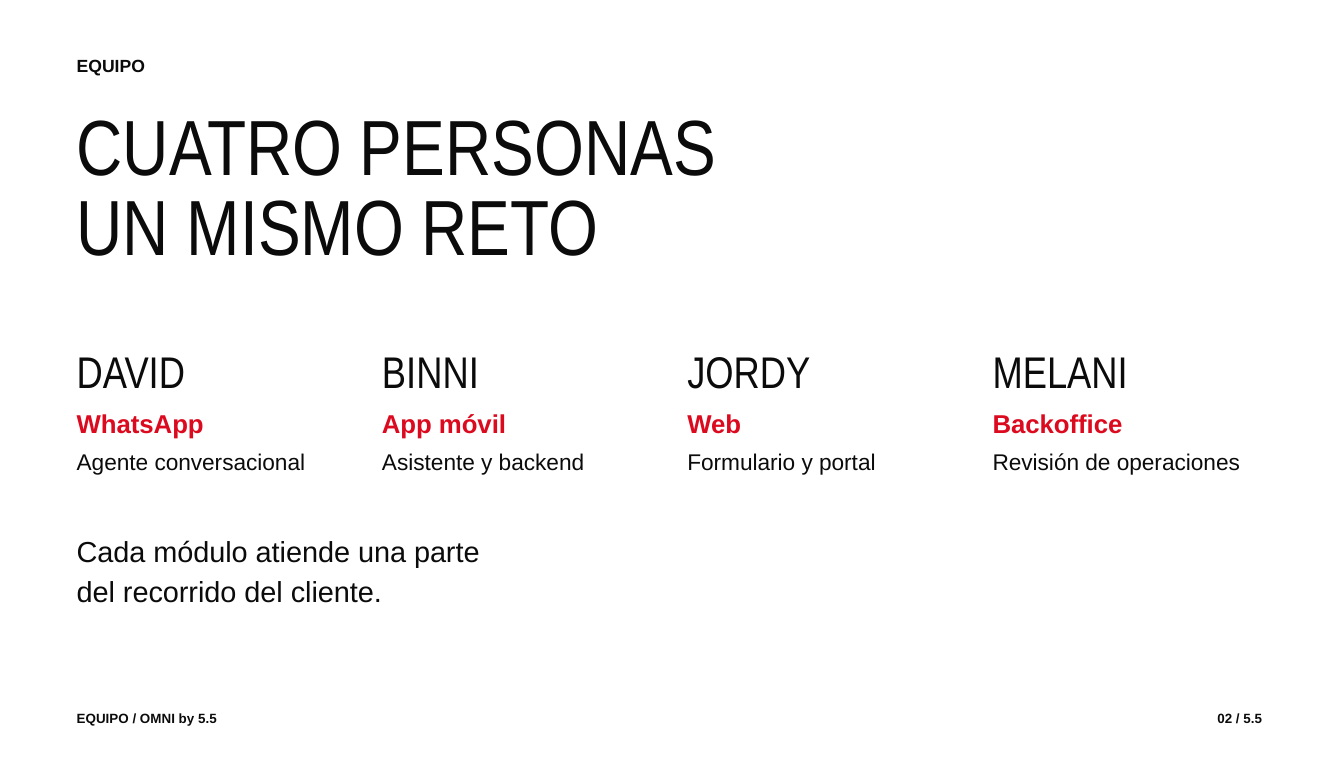
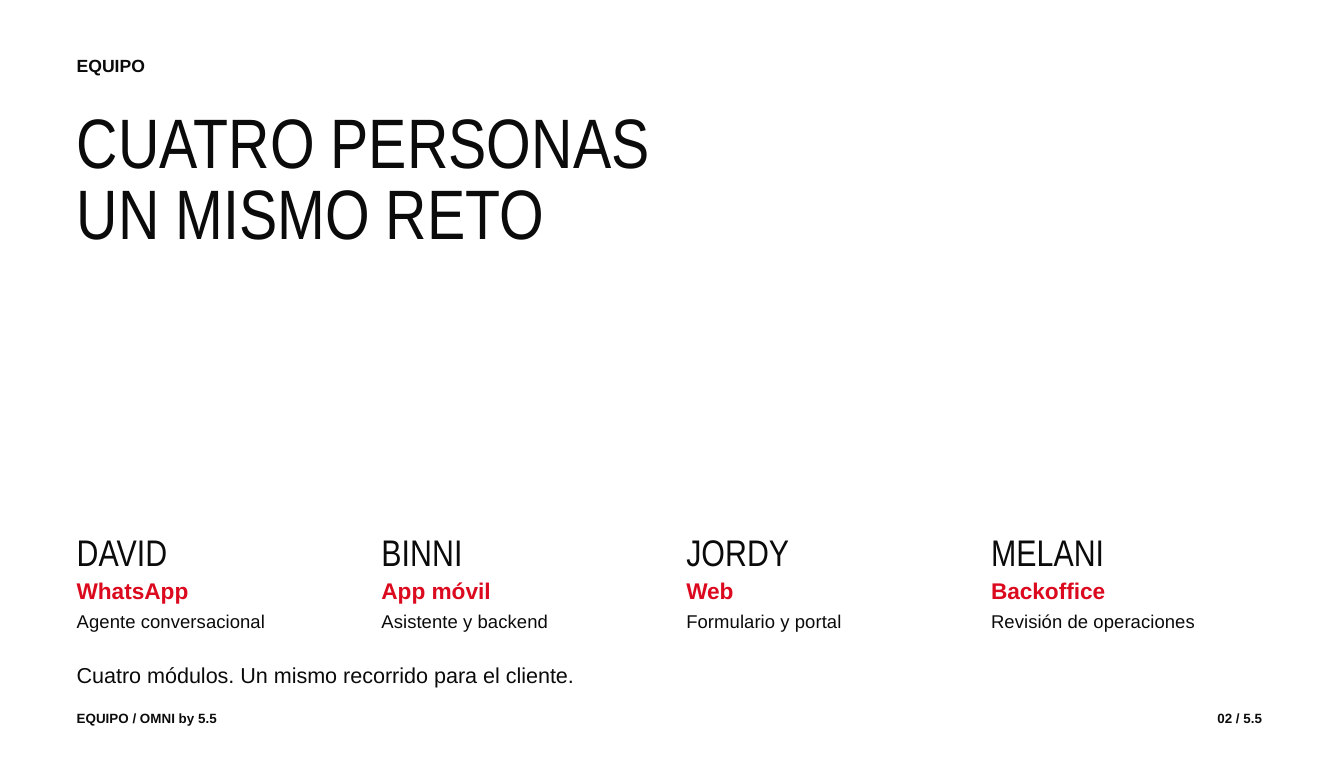
Before and after one commit to jordyalania/brasper-global-connect, a slide deck: slide 2 of presentacion-final/7-minutos/OMNI-5.5-7-minutos.pptx. Drawn at 1344x757 pixels with LibreOffice and Linux fonts; fonts in the diff are those of the drawing; background and template pictures are left out. Boxes give left, top, right and bottom in pixels: in the first picture for what was removed or moved away, otherwise in the second. Text is boxed around its words. In the diff, an @@ line names an element or a change of style, - is before the commit and + after.

Commit message:
docs: add team portraits in final presentation style

```diff
--- a/presentacion-final/7-minutos/OMNI-5.5-7-minutos.pptx
+++ b/presentacion-final/7-minutos/OMNI-5.5-7-minutos.pptx
@@ text "CUATRO PERSONAS" at (x1=77, y1=119, x2=650, y2=169): size 42.8 to 38.2 pt @@
@@ text "UN MISMO RETO" at (x1=77, y1=190, x2=544, y2=240): size 42.8 to 38.2 pt @@
@@ text "UN MISMO RETO" moved from (x1=77, y1=200, x2=599, y2=256) to (x1=77, y1=190, x2=544, y2=240) @@
@@ text "DAVID" moved from (x1=77, y1=357, x2=185, y2=388) to (x1=77, y1=540, x2=168, y2=566) @@
@@ text "BINNI" moved from (x1=382, y1=357, x2=479, y2=388) to (x1=381, y1=540, x2=462, y2=566) @@
@@ text "JORDY" moved from (x1=687, y1=357, x2=810, y2=389) to (x1=686, y1=540, x2=789, y2=567) @@
@@ size 24.2 to 20.2 pt in 4 elements at (x1=686, y1=540, x2=789, y2=567), (x1=77, y1=540, x2=168, y2=566), (x1=381, y1=540, x2=462, y2=566), (x1=991, y1=540, x2=1104, y2=566) @@
@@ text "MELANI" moved from (x1=993, y1=357, x2=1128, y2=388) to (x1=991, y1=540, x2=1104, y2=566) @@
@@ text removed at (x1=77, y1=540, x2=480, y2=567) @@
-Cada módulo atiende una parte
@@ text "WhatsApp" moved from (x1=77, y1=414, x2=204, y2=439) to (x1=77, y1=582, x2=189, y2=604) @@
@@ text removed at (x1=77, y1=581, x2=382, y2=603) @@
-del recorrido del cliente.
@@ size 14.1 to 12.4 pt in 4 elements at (x1=686, y1=582, x2=733, y2=600), (x1=77, y1=582, x2=189, y2=604), (x1=991, y1=582, x2=1105, y2=600), (x1=381, y1=582, x2=491, y2=604) @@
@@ text "App móvil" moved from (x1=382, y1=414, x2=506, y2=439) to (x1=381, y1=582, x2=491, y2=604) @@
@@ text "Web" moved from (x1=687, y1=414, x2=741, y2=434) to (x1=686, y1=582, x2=733, y2=600) @@
@@ text "Backoffice" moved from (x1=993, y1=414, x2=1123, y2=434) to (x1=991, y1=582, x2=1105, y2=600) @@
@@ text "Agente conversacional" moved from (x1=77, y1=453, x2=306, y2=475) to (x1=77, y1=614, x2=265, y2=632) @@
@@ text "Asistente y backend" moved from (x1=382, y1=453, x2=584, y2=475) to (x1=381, y1=614, x2=548, y2=632) @@
@@ text "Formulario y portal" moved from (x1=687, y1=453, x2=875, y2=475) to (x1=686, y1=614, x2=842, y2=632) @@
@@ size 12.4 to 10.1 pt in 4 elements at (x1=686, y1=614, x2=842, y2=632), (x1=381, y1=614, x2=548, y2=632), (x1=77, y1=614, x2=265, y2=632), (x1=991, y1=614, x2=1194, y2=632) @@
@@ text "Revisión de operaciones" moved from (x1=993, y1=453, x2=1240, y2=475) to (x1=991, y1=614, x2=1194, y2=632) @@
@@ text added at (x1=77, y1=667, x2=574, y2=687), 11.8 pt, text #0B0B0B @@
+Cuatro módulos. Un mismo recorrido para el cliente.
```
Also in this commit, not shown: 8 other files.
